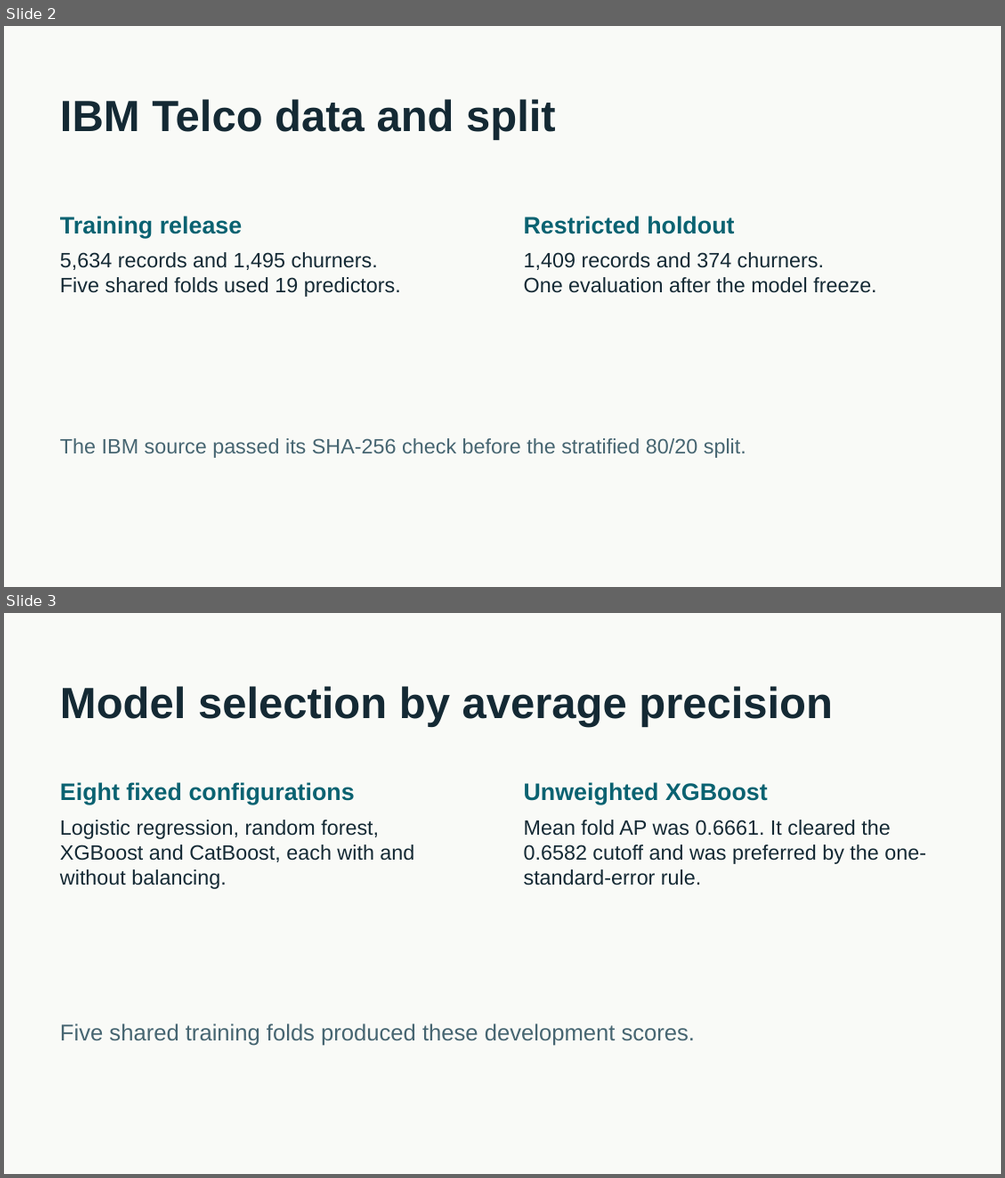
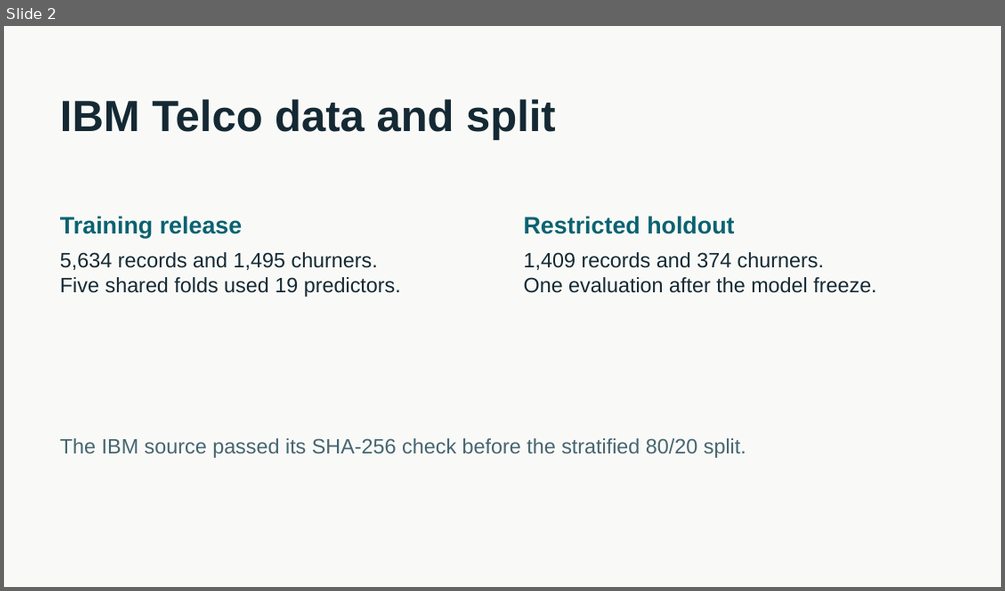
Before and after one commit to feras17009-stack/customer-churn-group-6, a slide deck: reports/churn_project_pitch.pptx. Shown one above the other, each under a label of ours: slides 2 and 3 before the commit, slide 2 after it. The pictures are 1005x1178 and 1005x591 pixels, drawn with LibreOffice and Linux fonts; fonts in the diff are those of the drawing. Boxes give left, top, right and bottom in pixels: in the first picture for what was removed or moved away, otherwise in the second. Text is boxed around its words. In the diff, an @@ line names an element or a change of style, - is before the commit and + after.

```diff
--- a/reports/churn_project_pitch.pptx
+++ b/reports/churn_project_pitch.pptx
@@ slide 3 removed at bbox=[4, 613, 1001, 1174], background #F9FAF7 @@
@@ text removed at bbox=[60, 686, 833, 727] @@
-Model selection by average precision
@@ text removed at bbox=[60, 782, 355, 804] @@
-Eight fixed configurations
@@ text removed at bbox=[524, 782, 768, 804] @@
-Unweighted XGBoost
@@ text removed at bbox=[60, 819, 414, 889] @@
-Logistic regression, random forest, XGBoost and CatBoost, each with and without balancing.
@@ text removed at bbox=[524, 819, 926, 885] @@
-Mean fold AP was 0.6661. It cleared the 0.6582 cutoff and was preferred by the one-standard-error rule.
@@ text removed at bbox=[60, 1023, 696, 1046] @@
-Five shared training folds produced these development scores.
```
Also in this commit, not shown: 2 slides changed, 3 slides added, 2 other slides removed, 1 other file.
